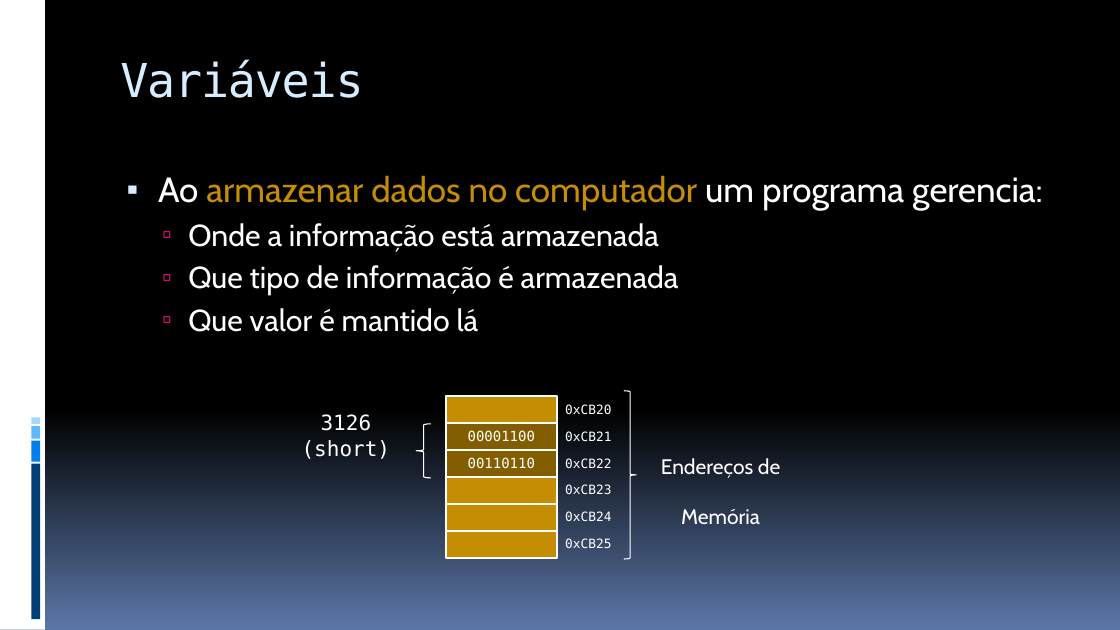
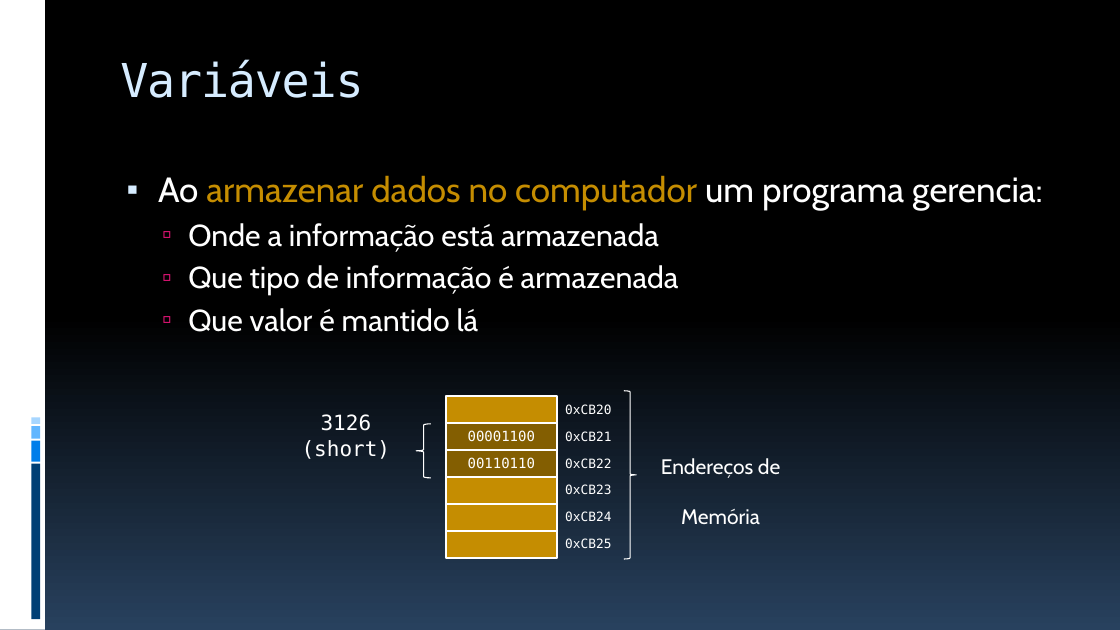
Before and after one commit to JudsonSS/ProgComp, a slide deck: slide 13 of Slides/14. Ponteiros.pptx. Drawn at 1120x630 pixels with LibreOffice and Linux fonts; fonts in the diff are those of the drawing. Boxes give left, top, right and bottom in pixels: in the first picture for what was removed or moved away, otherwise in the second. Text is boxed around its words. In the diff, an @@ line names an element or a change of style, - is before the commit and + after.

```diff
--- a/Slides/14. Ponteiros.pptx
+++ b/Slides/14. Ponteiros.pptx
@@ background gradient #000000 to #5B77A8 to gradient #000000 to #28415E @@
```
Also in this commit, not shown: 39 other slides changed, 5 other files.
